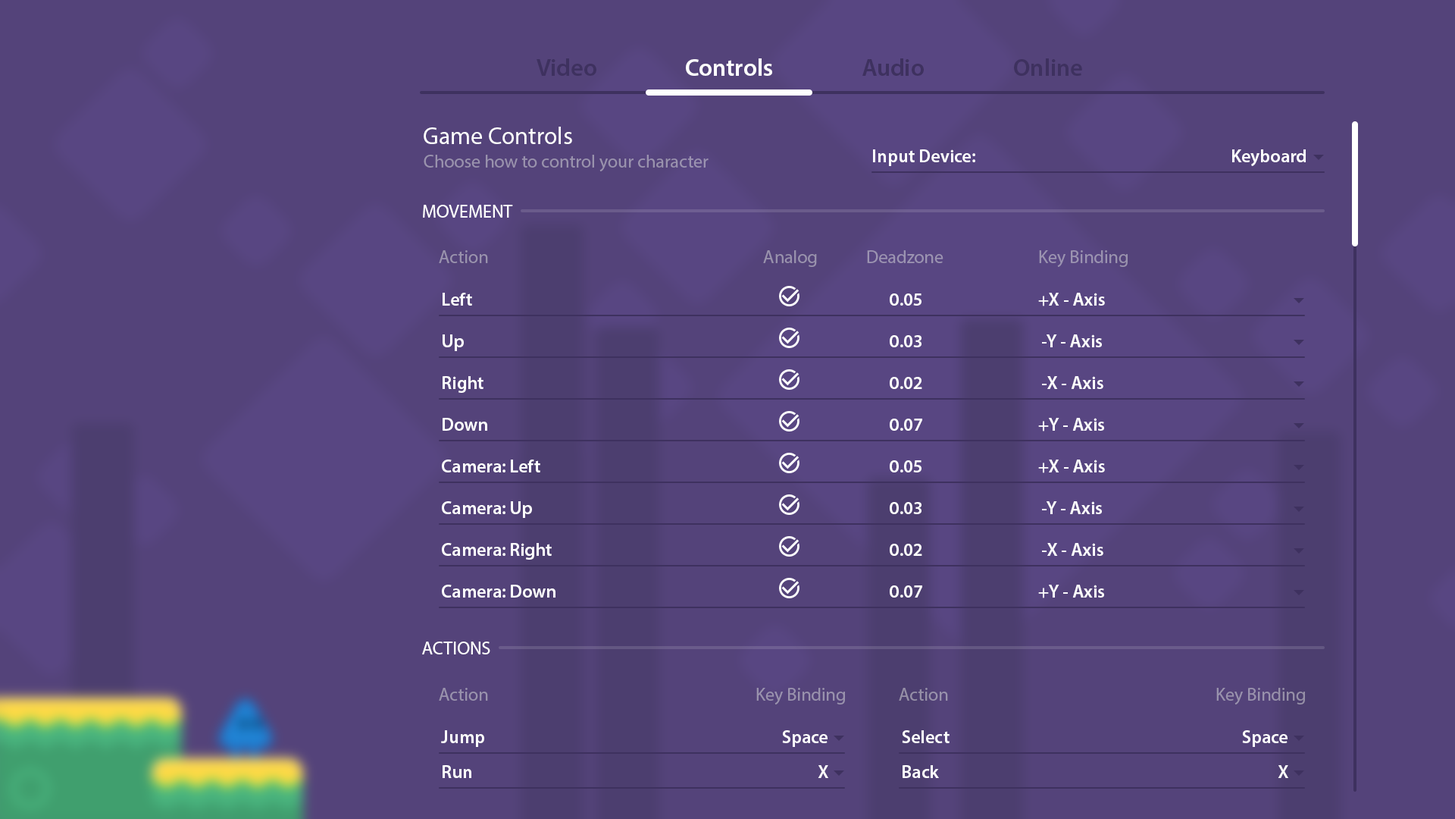
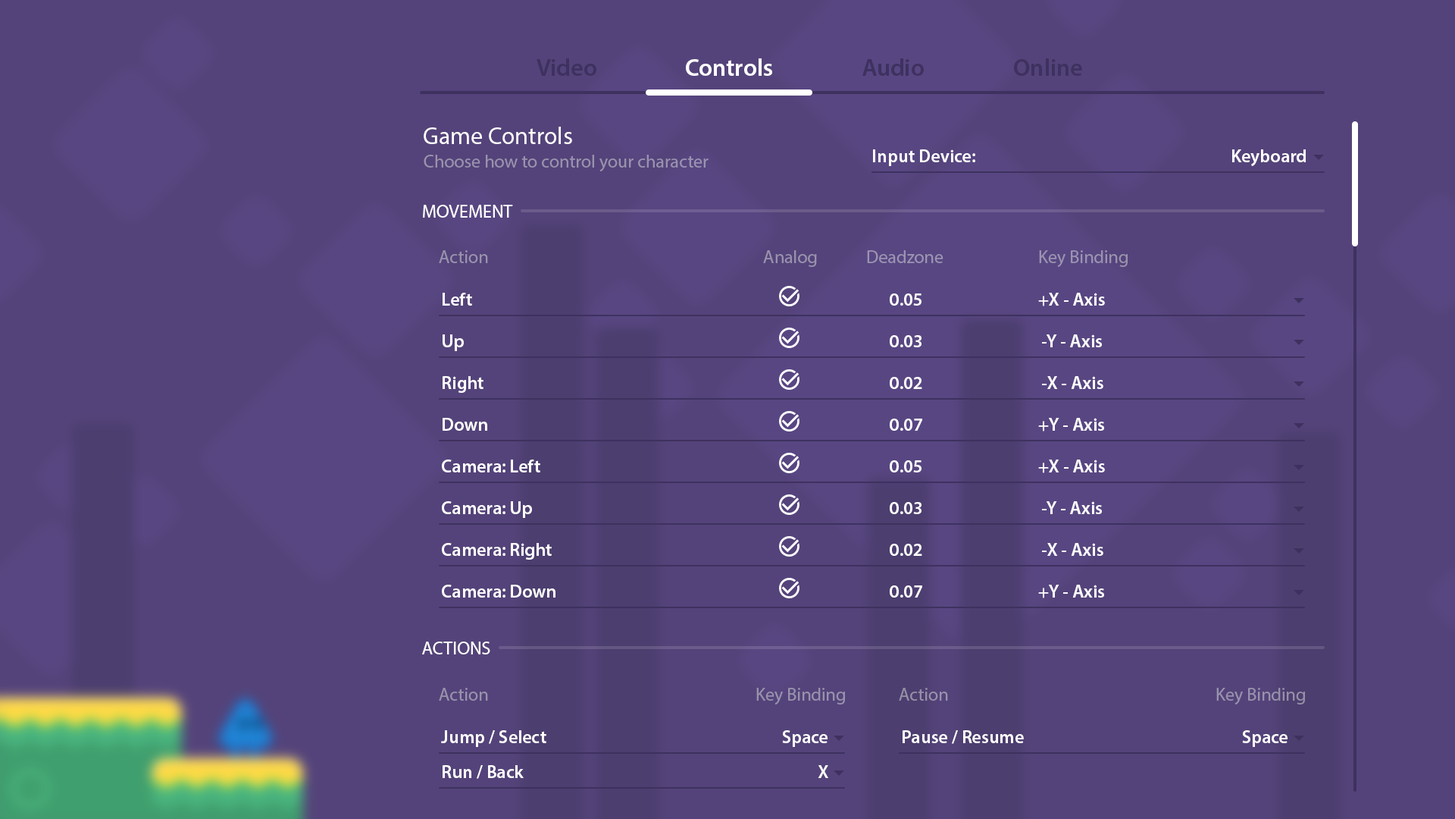
Layered file, before and after one edit (1455x819). Changes by layer:
painted on "Action" (11th of 13, in "Content" › "Action Table" › "Rows" › "Jump / Select") over [488, 729, 547, 744]
painted on "Action" (12th of 13, in "Content" › "Action Table" › "Rows" › "Pause / Resume") over [902, 729, 1025, 744]
painted on "Action" (13th of 13, in "Content" › "Action Table" › "Rows" › "Run / Back") over [476, 764, 524, 779]
removed group "Back" (4 layers) from group "Rows" over [898, 764, 1306, 789]
removed layer "Action" (14th of 14, in "Content" › "Action Table" › "Rows" › "Back") from group "Back" over [902, 764, 940, 778]
removed layer "Key Binding" (14th of 14, in "Content" › "Action Table" › "Rows" › "Back") from group "Back" over [1277, 764, 1289, 778]
removed layer "Arrow" (13th of 13, in "Content" › "Action Table" › "Rows" › "Back") from group "Back" over [1293, 770, 1305, 776]
removed layer "Underline" (13th of 13, in "Content" › "Action Table" › "Rows" › "Back") from group "Back" over [898, 786, 1306, 789]
